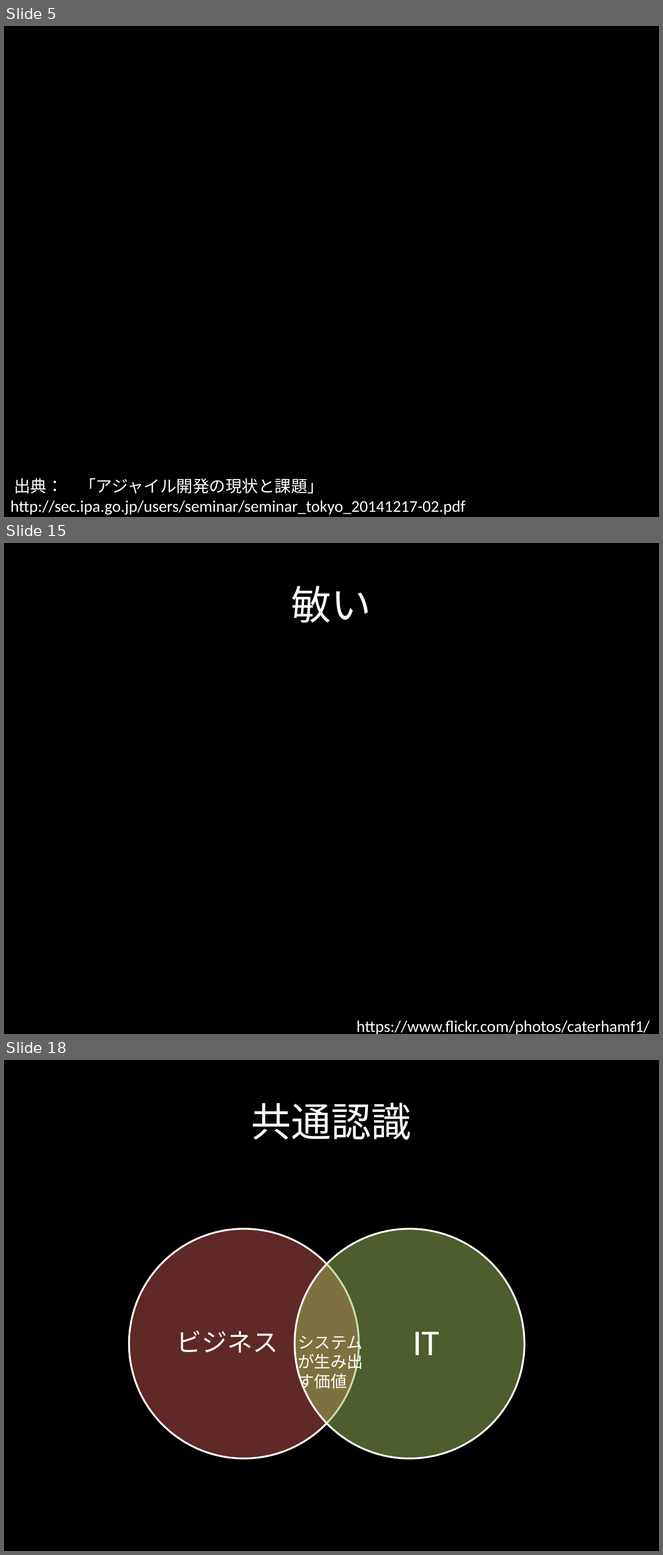
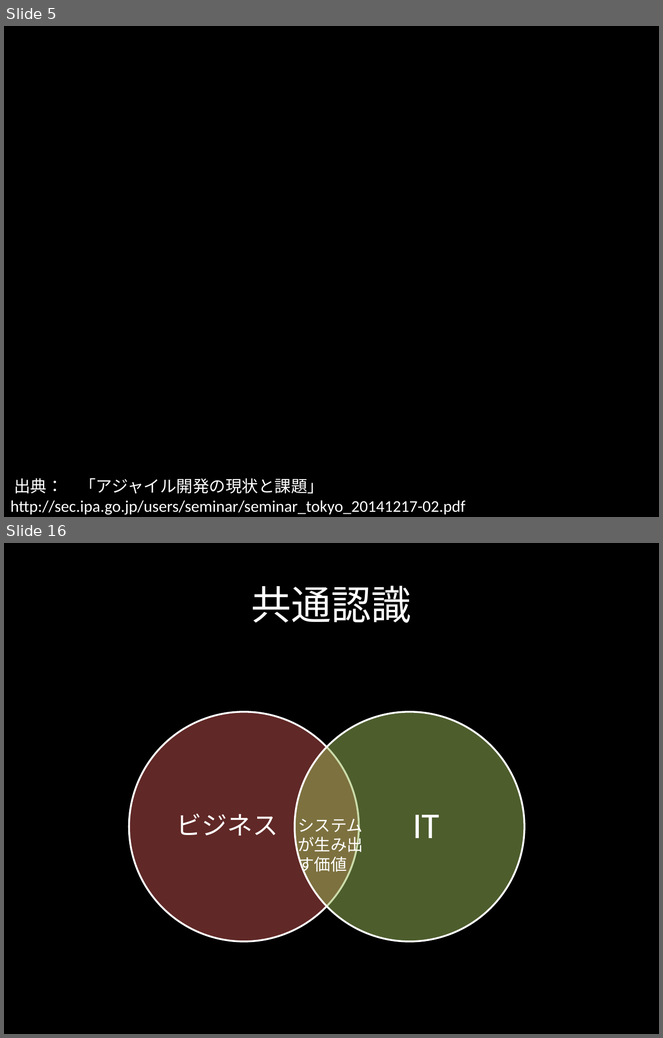
Before and after one commit to citrus1981/document, a slide deck: agile.pptx. Shown one above the other, each under a label of ours: slides 5, 15 and 18 before the commit, slides 5 and 16 after it; the slides between them are not shown. The pictures are 663x1555 and 663x1038 pixels, drawn with LibreOffice and Linux fonts; fonts in the diff are those of the drawing; background and template pictures are left out. Boxes give left, top, right and bottom in pixels: in the first picture for what was removed or moved away, otherwise in the second. Text is boxed around its words. In the diff, an @@ line names an element or a change of style, - is before the commit and + after.

```diff
--- a/agile.pptx
+++ b/agile.pptx
@@ slide 15 removed at (x1=4, y1=543, x2=659, y2=1034), background picture (left out) @@
@@ title removed at (x1=292, y1=586, x2=372, y2=623) @@
-敏い
@@ text removed at (x1=357, y1=1021, x2=650, y2=1034) @@
-https://www.flickr.com/photos/caterhamf1/
@@ what was slide 18 is now slide 16 @@
```
Also in this commit, not shown: 7 slides changed, 4 slides added, 5 other slides removed.
